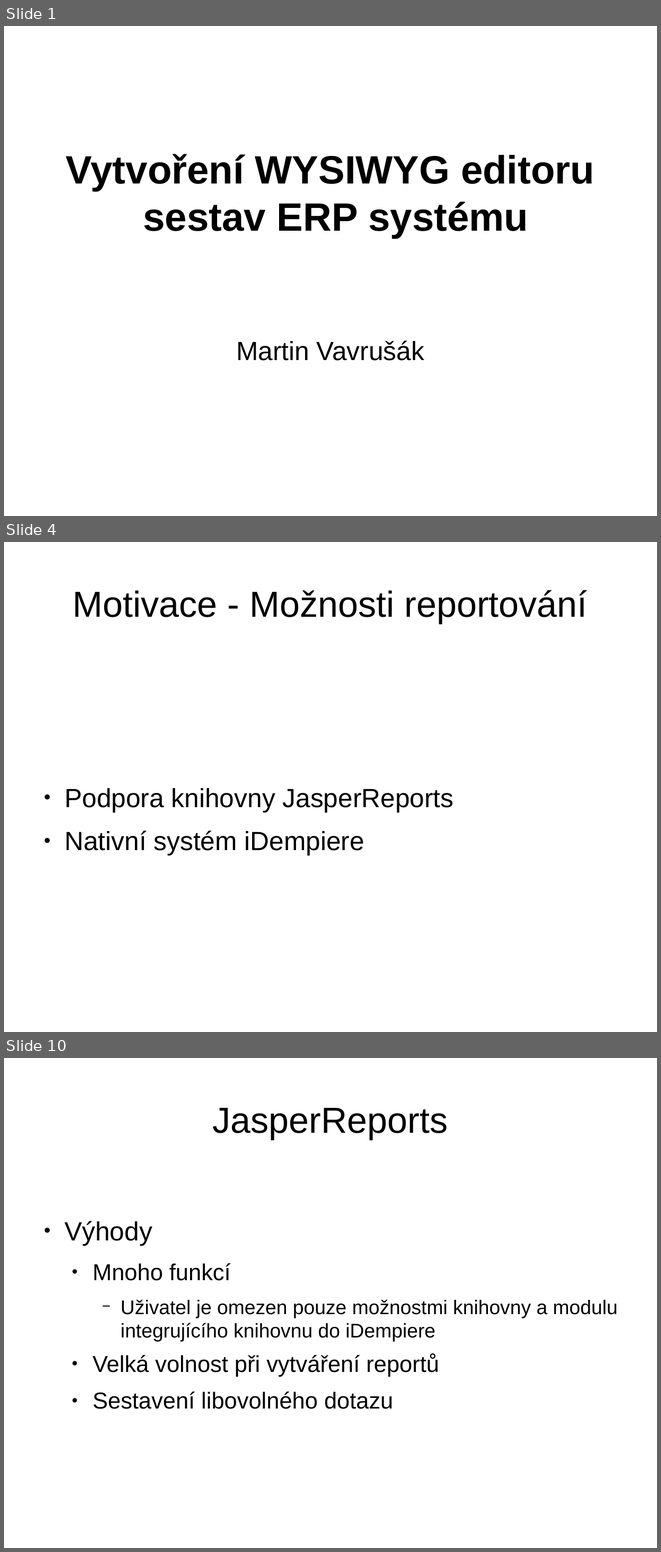
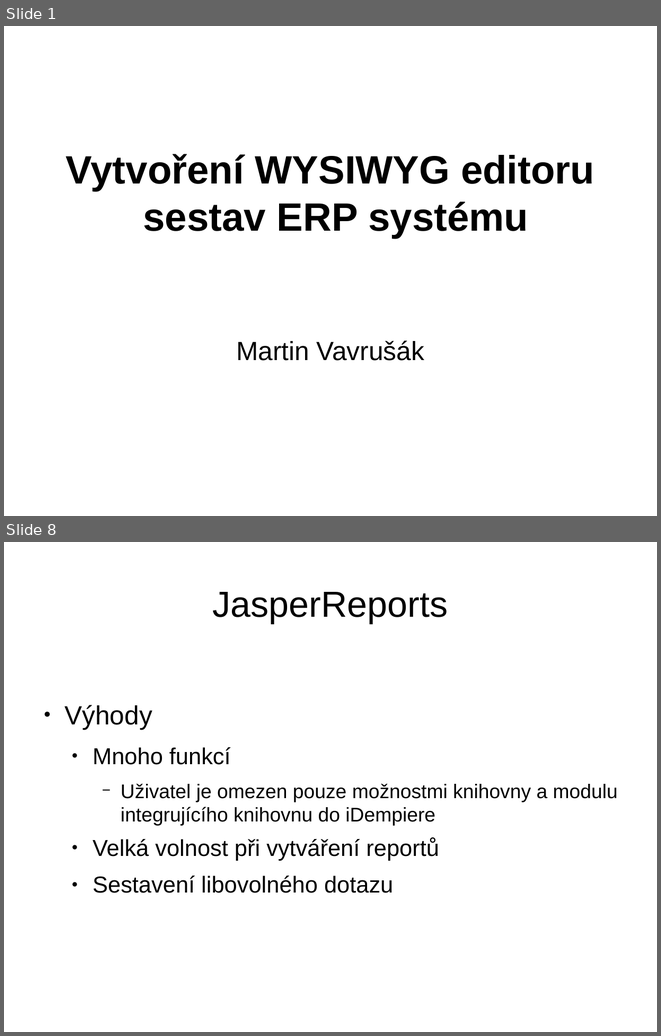
Before and after one commit to martin-vavrusak/mgr_statnice, a slide deck: !prezentace/vavrusak_WYSIVYG.odp. Shown one above the other, each under a label of ours: slides 1, 4 and 10 before the commit, slides 1 and 8 after it; the slides between them are not shown. The pictures are 661x1552 and 661x1036 pixels, drawn with LibreOffice and Linux fonts; fonts in the diff are those of the drawing. Boxes give left, top, right and bottom in pixels: in the first picture for what was removed or moved away, otherwise in the second. Text is boxed around its words. In the diff, an @@ line names an element or a change of style, - is before the commit and + after.

```diff
--- a/!prezentace/vavrusak_WYSIVYG.odp
+++ b/!prezentace/vavrusak_WYSIVYG.odp
@@ slide 4 removed at bbox=[4, 542, 657, 1032], background #FFFFFF @@
@@ title removed at bbox=[73, 590, 587, 623] @@
-Motivace - Možnosti reportování
@@ text removed at bbox=[64, 788, 454, 855] @@
-● Podpora knihovny JasperReports
-● Nativní systém iDempiere
@@ what was slide 10 is now slide 8 @@
```
Also in this commit, not shown: 8 slides changed, 6 slides added, 11 other slides removed.
